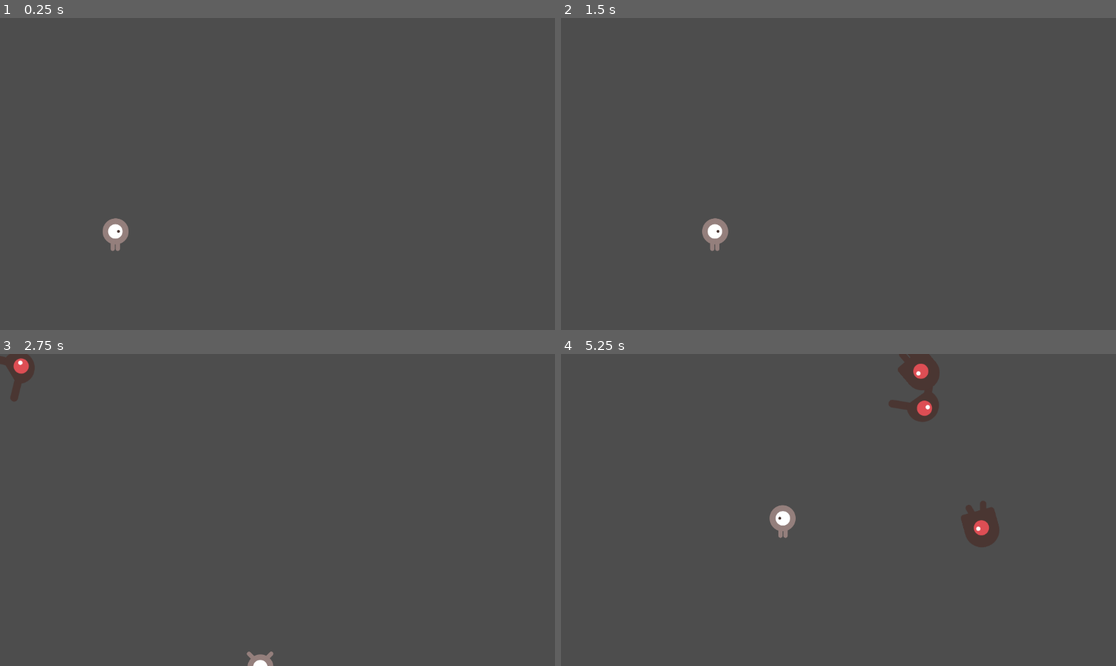
Above: before the commit, frames 1-4 (two rows, left to right).
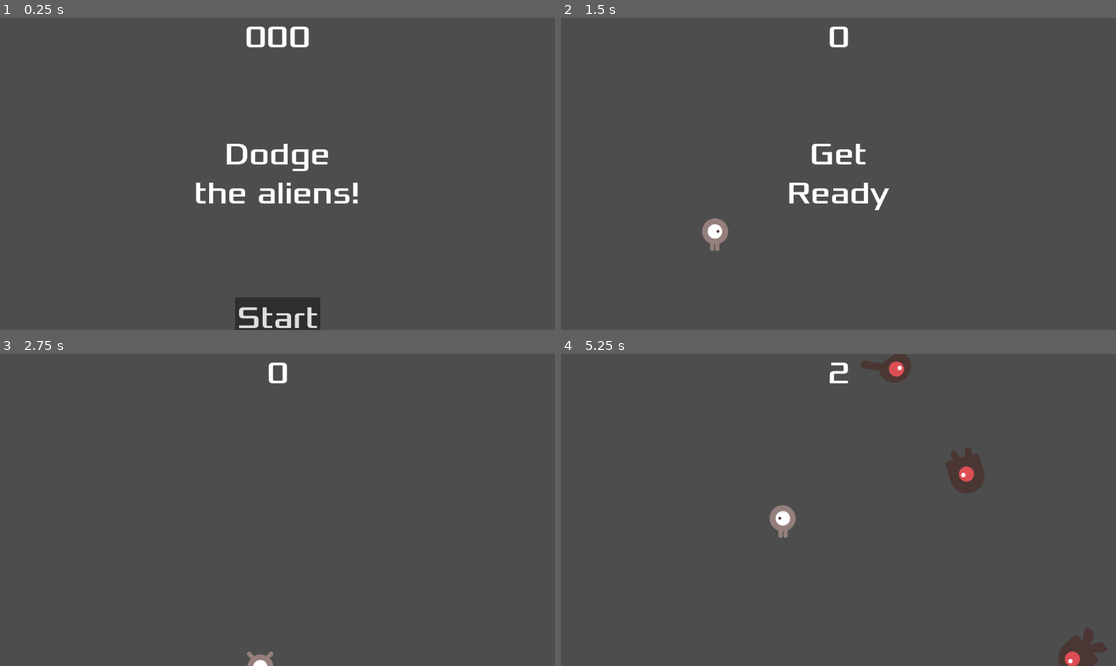
Above: after the commit, the same moments.

Repository: CoolCarrotStudios/Godot-2D-Example
Game: Godot game, scene res://main.tscn
Two runs of this game, one before a commit and one after it. Both use one fixed random seed, a clock stepped at 60 frames per second and the inputs below.
Inputs (mouse positions are in pixels of both pictures, inside the frame that each line leads up to):
- Up to frame 1 (0.25 s): no input
- Up to frame 2 (1.5 s): click (838, 317) at 0.5 s, where only the run after the commit has a clickable "Start"; tap Enter at 1.25 s; hold D (move_right) from 1.28 s (still down)
- Up to frame 3 (2.75 s): release D (move_right) at 2.03 s; hold S (move_down) from 2.03 s (still down)
- Up to frame 4 (5.25 s): release S (move_down) at 2.78 s; hold D (move_right) 2.78-3.53 s; hold W (move_up) 3.53-4.28 s; hold A (move_left) from 4.28 s (still down)

The runs differ from the first frame. In frame 1, 3.7% of the frame differs, in the area x 18-65%, y 2-100%; in frame 2, 1.0%; in frame 3, 0.6%; in frame 4, 3.5%.

Commit message:
HUD Complete. Up to "Remove Old Creeps" in the tutorial

Diff:
--- /dev/null
+++ b/hud.gd
@@ -0,0 +1,31 @@
+extends CanvasLayer
+
+signal start_game
+# Called when the node enters the scene tree for the first time.
+func show_message(text):
+	$Message.text = text
+	$Message.show()
+	$MessageTimer.start()
+
+func show_game_over():
+	show_message("Game Over")
+	await $MessageTimer.timeout
+
+	$Message.text = "Dodge the\nAliens!"
+	$Message.show()
+
+	await get_tree().create_timer(1.0).timeout
+	$StartButton.show()
+
+func update_score(score):
+	$ScoreLabel.text = str(score)
+
+
+
+func _on_message_timer_timeout():
+	$Message.hide()
+
+
+func _on_start_button_pressed():
+	$StartButton.hide()
+	start_game.emit()
--- /dev/null
+++ b/hud.tscn
@@ -0,0 +1,63 @@
+[gd_scene load_steps=3 format=3 uid="uid://cbwj62sladi1s"]
+
+[ext_resource type="Script" path="res://hud.gd" id="1_770bk"]
+[ext_resource type="FontFile" uid="uid://dmwxctcbqkivq" path="res://dodge_the_creeps_2d_assets/fonts/Xolonium-Regular.ttf" id="1_sds5q"]
+
+[node name="HUD" type="CanvasLayer"]
+script = ExtResource("1_770bk")
+
+[node name="ScoreLabel" type="Label" parent="."]
+anchors_preset = 5
+anchor_left = 0.5
+anchor_right = 0.5
+offset_left = -67.5
+offset_right = 67.5
+offset_bottom = 81.0
+grow_horizontal = 2
+theme_override_fonts/font = ExtResource("1_sds5q")
+theme_override_font_sizes/font_size = 64
+text = "000"
+horizontal_alignment = 1
+vertical_alignment = 1
+
+[node name="Message" type="Label" parent="."]
+anchors_preset = 8
+anchor_left = 0.5
+anchor_top = 0.5
+anchor_right = 0.5
+anchor_bottom = 0.5
+offset_left = -174.0
+offset_top = -81.0
+offset_right = 174.0
+offset_bottom = 81.0
+grow_horizontal = 2
+grow_vertical = 2
+theme_override_fonts/font = ExtResource("1_sds5q")
+theme_override_font_sizes/font_size = 64
+text = "Dodge the aliens!"
+horizontal_alignment = 1
+vertical_alignment = 1
+autowrap_mode = 2
+
+[node name="StartButton" type="Button" parent="."]
+anchors_preset = 7
+anchor_left = 0.5
+anchor_top = 1.0
+anchor_right = 0.5
+anchor_bottom = 1.0
+offset_left = -88.5
+offset_top = -68.0
+offset_right = 88.5
+offset_bottom = 18.0
+grow_horizontal = 2
+grow_vertical = 0
+theme_override_fonts/font = ExtResource("1_sds5q")
+theme_override_font_sizes/font_size = 64
+text = "Start"
+
+[node name="MessageTimer" type="Timer" parent="."]
+wait_time = 2.0
+one_shot = true
+
+[connection signal="pressed" from="StartButton" to="." method="_on_start_button_pressed"]
+[connection signal="timeout" from="MessageTimer" to="." method="_on_message_timer_timeout"]
--- a/main.gd
+++ b/main.gd
@@ -2,10 +2,6 @@
 
 @export var mob_scene: PackedScene
 var score
-# Called when the node enters the scene tree for the first time.
-func _ready():
-	new_game()
-
 
 # Called every frame. 'delta' is the elapsed time since the previous frame.
 func _process(delta):
@@ -15,8 +11,11 @@
 	score = 0
 	$Player.start($StartPosition.position)
 	$StartTimer.start()
+	$HUD.update_score(score)
+	$HUD.show_message("Get Ready")
+
 func game_over():
-	pass # Replace with function body.
+	$HUD.show_game_over()
 
 
 func _on_mob_timer_timeout():
@@ -40,6 +39,7 @@
 
 func _on_score_timer_timeout():
 	score += 1
+	$HUD.update_score(score)
 
 
 func _on_start_timer_timeout():
--- a/main.tscn
+++ b/main.tscn
@@ -1,8 +1,9 @@
-[gd_scene load_steps=5 format=3 uid="uid://c77ii2oe26n5e"]
+[gd_scene load_steps=6 format=3 uid="uid://c77ii2oe26n5e"]
 
 [ext_resource type="Script" path="res://main.gd" id="1_l3g02"]
 [ext_resource type="PackedScene" uid="uid://bj1ywmhf506iv" path="res://player.tscn" id="1_mqrhc"]
 [ext_resource type="PackedScene" uid="uid://d1jt81qoq06px" path="res://enemy.tscn" id="2_itgdg"]
+[ext_resource type="PackedScene" uid="uid://cbwj62sladi1s" path="res://hud.tscn" id="4_i6xj2"]
 
 [sub_resource type="Curve2D" id="Curve2D_7pb2t"]
 _data = {
@@ -33,7 +34,10 @@
 
 [node name="MobSpawnLocation" type="PathFollow2D" parent="MobPath"]
 
+[node name="HUD" parent="." instance=ExtResource("4_i6xj2")]
+
 [connection signal="hit" from="Player" to="." method="game_over"]
 [connection signal="timeout" from="MobTimer" to="." method="_on_mob_timer_timeout"]
 [connection signal="timeout" from="ScoreTimer" to="." method="_on_score_timer_timeout"]
 [connection signal="timeout" from="StartTimer" to="." method="_on_start_timer_timeout"]
+[connection signal="start_game" from="HUD" to="." method="new_game"]
